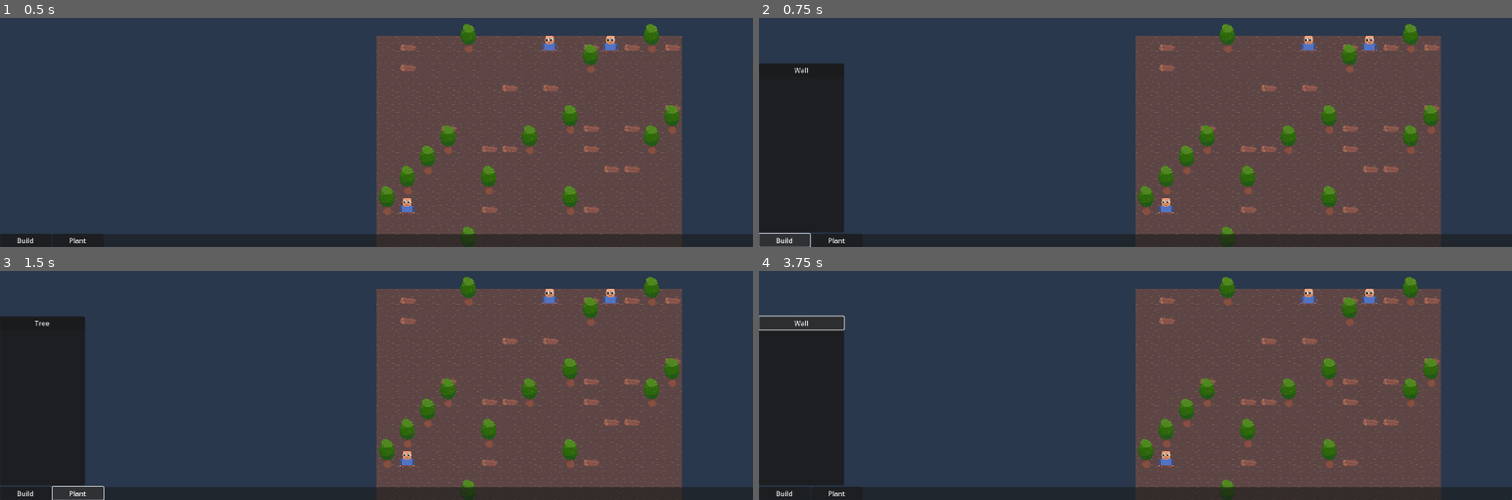
Above: before the commit, frames 1-4 (two rows, left to right).
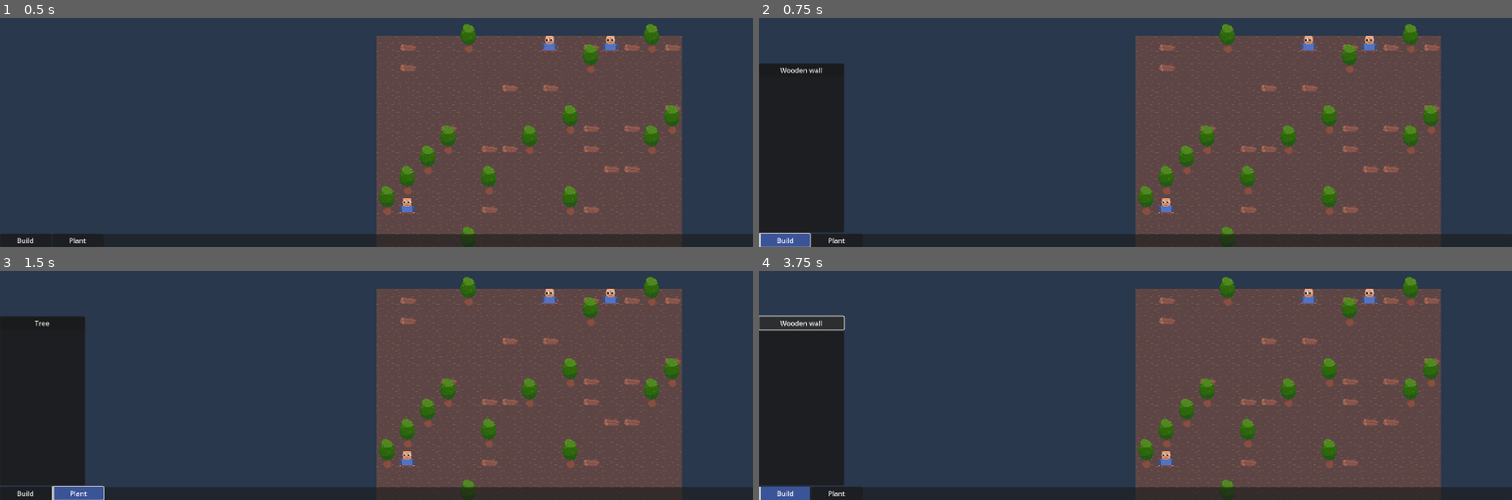
Above: after the commit, the same moments.

Repository: speakk/gnome_village
Game: Godot game, scene res://main.tscn
Same seed, same stepped clock (60 frames per second), same inputs: the game is played once before the commit and once after it.
Inputs (mouse positions are in pixels of both pictures, inside the frame that each line leads up to):
- Up to frame 1 (0.5 s): no input
- Up to frame 2 (0.75 s): click "Build" at 0.5 s
- Up to frame 3 (1.5 s): click "Plant" at 1.25 s
- Up to frame 4 (3.75 s): click "Tree" at 2 s; click "Build" at 2.75 s; click (804, 323) at 3.5 s, where only the run before the commit has a clickable "Wall"

Frame 1 is identical in both runs. In frame 2, 0.5% of the frame differs, in the area x 0-9%, y 21-100%; in frame 3, 0.4%; in frame 4, 0.5%.

Commit message:
Generate construction buttons

Diff:
--- /dev/null
+++ b/gui/build_menu.gd
@@ -0,0 +1,13 @@
+extends PanelContainer
+
+func _ready() -> void:
+	var constructable_ids := Items.get_constructable_item_ids()
+	for child in %BuildOptions.get_children():
+		child.queue_free()
+
+	for item_id in constructable_ids:
+		print("ID FOUND:", item_id)
+		var item := Items.get_by_id(item_id)
+		var button := Button.new()
+		button.text = item.display_name
+		%BuildOptions.add_child(button)
--- /dev/null
+++ b/gui/build_menu.tscn
@@ -0,0 +1,15 @@
+[gd_scene load_steps=2 format=3 uid="uid://ctd6ytjbkrp06"]
+
+[ext_resource type="Script" path="res://gui/build_menu.gd" id="1_buu25"]
+
+[node name="BuildMenu" type="PanelContainer"]
+visible = false
+script = ExtResource("1_buu25")
+
+[node name="BuildOptions" type="VBoxContainer" parent="."]
+unique_name_in_owner = true
+layout_mode = 2
+
+[node name="Button" type="Button" parent="BuildOptions"]
+layout_mode = 2
+text = "Wall"
--- a/gui/gui.gd
+++ b/gui/gui.gd
@@ -1,21 +1,20 @@
 extends MarginContainer
 
-func _ready() -> void:
-	pass
-	# TODO: Loop through "buildables" and "plantables" or however you deal with this
-
 func _on_build_button_pressed() -> void:
-	show_submenu(%BuildMenu)
+	show_submenu(%BuildMenu, %BuildButton)
 
 func _on_plant_button_pressed() -> void:
-	show_submenu(%PlantMenu)
+	show_submenu(%PlantMenu, %PlantButton)
 
-func show_submenu(menu: Node) -> void:
+func show_submenu(menu: Node, button: Node) -> void:
+	for child in %MainButtons.get_children():
+		child.button_pressed = false
 	var visibility := menu.visible as bool
 	hide_submenu()
 	if not visibility:
 		menu.show()
 		%SubMenuContainer.show()
+		button.button_pressed = true
 
 func hide_submenu() -> void:
 	%BuildMenu.hide()
--- a/gui/gui.tscn
+++ b/gui/gui.tscn
@@ -1,6 +1,23 @@
-[gd_scene load_steps=2 format=3 uid="uid://cynniosvk7y2r"]
+[gd_scene load_steps=8 format=3 uid="uid://cynniosvk7y2r"]
 
 [ext_resource type="Script" path="res://gui/gui.gd" id="1_jqq6f"]
+[ext_resource type="PackedScene" uid="uid://ctd6ytjbkrp06" path="res://gui/build_menu.tscn" id="2_fxugl"]
+
+[sub_resource type="StyleBoxFlat" id="StyleBoxFlat_yxxk3"]
+bg_color = Color(0.235338, 0.332834, 0.6, 1)
+border_width_left = 4
+
+[sub_resource type="InputEventAction" id="InputEventAction_fsw66"]
+action = &"toggle_menu_1"
+
+[sub_resource type="Shortcut" id="Shortcut_00krf"]
+events = [SubResource("InputEventAction_fsw66")]
+
+[sub_resource type="InputEventAction" id="InputEventAction_2r1w2"]
+action = &"toggle_menu_2"
+
+[sub_resource type="Shortcut" id="Shortcut_uyf65"]
+events = [SubResource("InputEventAction_2r1w2")]
 
 [node name="GUI" type="MarginContainer"]
 anchors_preset = 15
@@ -14,19 +31,26 @@
 layout_mode = 2
 size_flags_vertical = 8
 
-[node name="HBoxContainer" type="HBoxContainer" parent="PanelContainer"]
+[node name="MainButtons" type="HBoxContainer" parent="PanelContainer"]
+unique_name_in_owner = true
 layout_mode = 2
 
-[node name="BuildButton" type="Button" parent="PanelContainer/HBoxContainer"]
+[node name="BuildButton" type="Button" parent="PanelContainer/MainButtons"]
 unique_name_in_owner = true
 custom_minimum_size = Vector2(120, 0)
 layout_mode = 2
+theme_override_styles/pressed = SubResource("StyleBoxFlat_yxxk3")
+toggle_mode = true
+shortcut = SubResource("Shortcut_00krf")
 text = "Build"
 
-[node name="PlantButton" type="Button" parent="PanelContainer/HBoxContainer"]
+[node name="PlantButton" type="Button" parent="PanelContainer/MainButtons"]
 unique_name_in_owner = true
 custom_minimum_size = Vector2(120, 0)
 layout_mode = 2
+theme_override_styles/pressed = SubResource("StyleBoxFlat_yxxk3")
+toggle_mode = true
+shortcut = SubResource("Shortcut_uyf65")
 text = "Plant
 "
 
@@ -43,18 +67,9 @@
 size_flags_horizontal = 0
 size_flags_vertical = 8
 
-[node name="BuildMenu" type="PanelContainer" parent="MarginContainer/SubMenuContainer"]
-unique_name_in_owner = true
-visible = false
-layout_mode = 2
-
-[node name="BuildOptions" type="VBoxContainer" parent="MarginContainer/SubMenuContainer/BuildMenu"]
+[node name="BuildMenu" parent="MarginContainer/SubMenuContainer" instance=ExtResource("2_fxugl")]
 unique_name_in_owner = true
 layout_mode = 2
-
-[node name="Button" type="Button" parent="MarginContainer/SubMenuContainer/BuildMenu/BuildOptions"]
-layout_mode = 2
-text = "Wall"
 
 [node name="PlantMenu" type="PanelContainer" parent="MarginContainer/SubMenuContainer"]
 unique_name_in_owner = true
@@ -69,5 +84,5 @@
 layout_mode = 2
 text = "Tree"
 
-[connection signal="pressed" from="PanelContainer/HBoxContainer/BuildButton" to="." method="_on_build_button_pressed"]
-[connection signal="pressed" from="PanelContainer/HBoxContainer/PlantButton" to="." method="_on_plant_button_pressed"]
+[connection signal="pressed" from="PanelContainer/MainButtons/BuildButton" to="." method="_on_build_button_pressed"]
+[connection signal="pressed" from="PanelContainer/MainButtons/PlantButton" to="." method="_on_plant_button_pressed"]
--- a/items/Item.gd
+++ b/items/Item.gd
@@ -26,6 +26,7 @@
 @export var target_layer: MainMap.Layers = MainMap.Layers.Blueprint
 
 @export_category("Behaviour")
+@export var display_name: String = ""
 @export var can_be_picked: bool = true
 @export var can_be_constructed: bool = false
 @export var is_solid: bool = false
--- a/items/item_data/stone.tres
+++ b/items/item_data/stone.tres
@@ -10,11 +10,14 @@
 hframes = 2
 vframes = 1
 frame = 1
+origin = Vector2(0, 0)
 tileset_id = 0
 tile_id = 0
 terrain_set_id = 0
 terrain_id = 0
 target_layer = 0
+display_name = "Stone"
 can_be_picked = true
 can_be_constructed = false
+is_solid = false
 crafting_requirements = Array[Resource("res://items/ItemRequirement.gd")]([])
--- a/items/item_data/tree.tres
+++ b/items/item_data/tree.tres
@@ -16,6 +16,7 @@
 terrain_set_id = 0
 terrain_id = 0
 target_layer = 3
+display_name = "Tree"
 can_be_picked = true
 can_be_constructed = false
 is_solid = true
--- a/items/item_data/wood.tres
+++ b/items/item_data/wood.tres
@@ -5,15 +5,19 @@
 
 [resource]
 script = ExtResource("1_oi3ex")
+rendering_type = 2
 texture = ExtResource("2_8tck3")
 hframes = 2
 vframes = 1
 frame = 0
-tile_type = 2
+origin = Vector2(0, 0)
 tileset_id = 0
 tile_id = 0
 terrain_set_id = 0
 terrain_id = 0
 target_layer = 0
+display_name = "Wood"
 can_be_picked = true
-crafting_requirements = Array[ExtResource("1_oi3ex")]([])
+can_be_constructed = false
+is_solid = false
+crafting_requirements = Array[Resource("res://items/ItemRequirement.gd")]([])
--- a/items/item_data/wooden_wall.tres
+++ b/items/item_data/wooden_wall.tres
@@ -14,11 +14,13 @@
 hframes = 2
 vframes = 1
 frame = 0
+origin = Vector2(0, 0)
 tileset_id = 0
 tile_id = 0
 terrain_set_id = 0
 terrain_id = 0
 target_layer = 1
+display_name = "Wooden wall"
 can_be_picked = false
 can_be_constructed = true
 is_solid = true
--- a/project.godot
+++ b/project.godot
@@ -69,6 +69,16 @@
 "events": [Object(InputEventMouseButton,"resource_local_to_scene":false,"resource_name":"","device":-1,"window_id":0,"a …(258 unchanged characters)…
 ]
 }
+toggle_menu_1={
+"deadzone": 0.5,
+"events": [Object(InputEventKey,"resource_local_to_scene":false,"resource_name":"","device":-1,"window_id":0,"alt_pressed":false,"shift_pressed":false,"ctrl_pressed":false,"meta_pressed":false,"pressed":false,"keycode":0,"physical_keycode":49,"key_label":0,"unicode":49,"echo":false,"script":null)
+]
+}
+toggle_menu_2={
+"deadzone": 0.5,
+"events": [Object(InputEventKey,"resource_local_to_scene":false,"resource_name":"","device":-1,"window_id":0,"alt_pressed":false,"shift_pressed":false,"ctrl_pressed":false,"meta_pressed":false,"pressed":false,"keycode":0,"physical_keycode":50,"key_label":0,"unicode":50,"echo":false,"script":null)
+]
+}
 
 [rendering]
 
